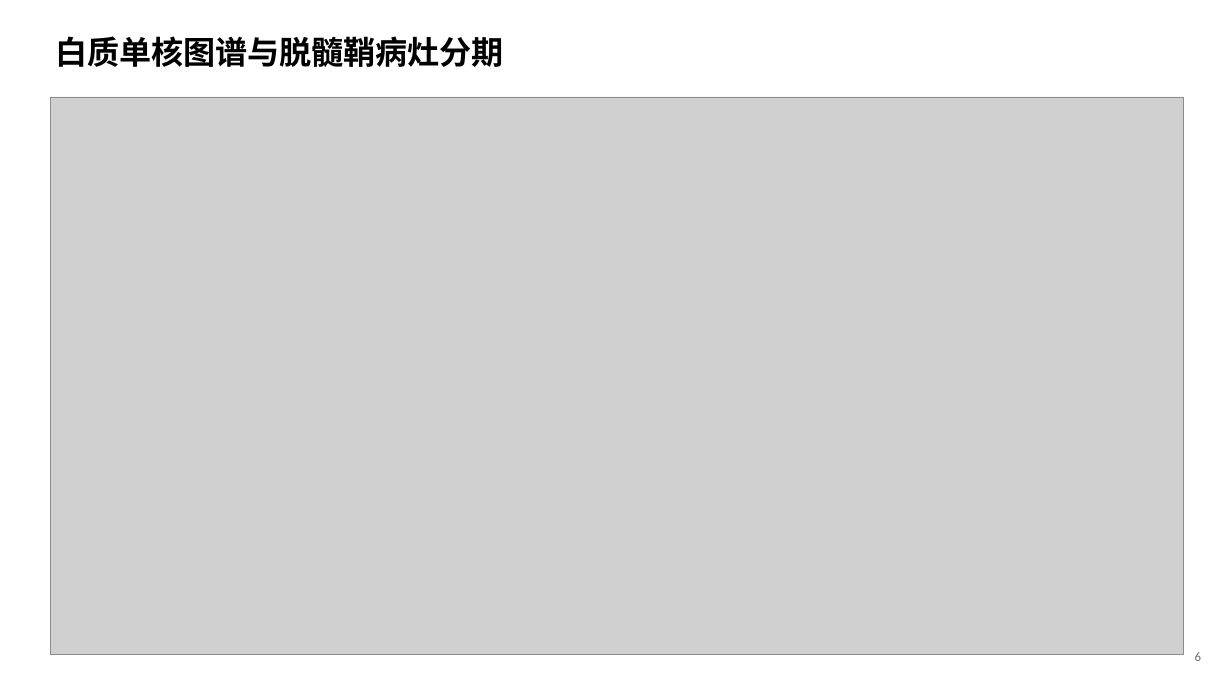
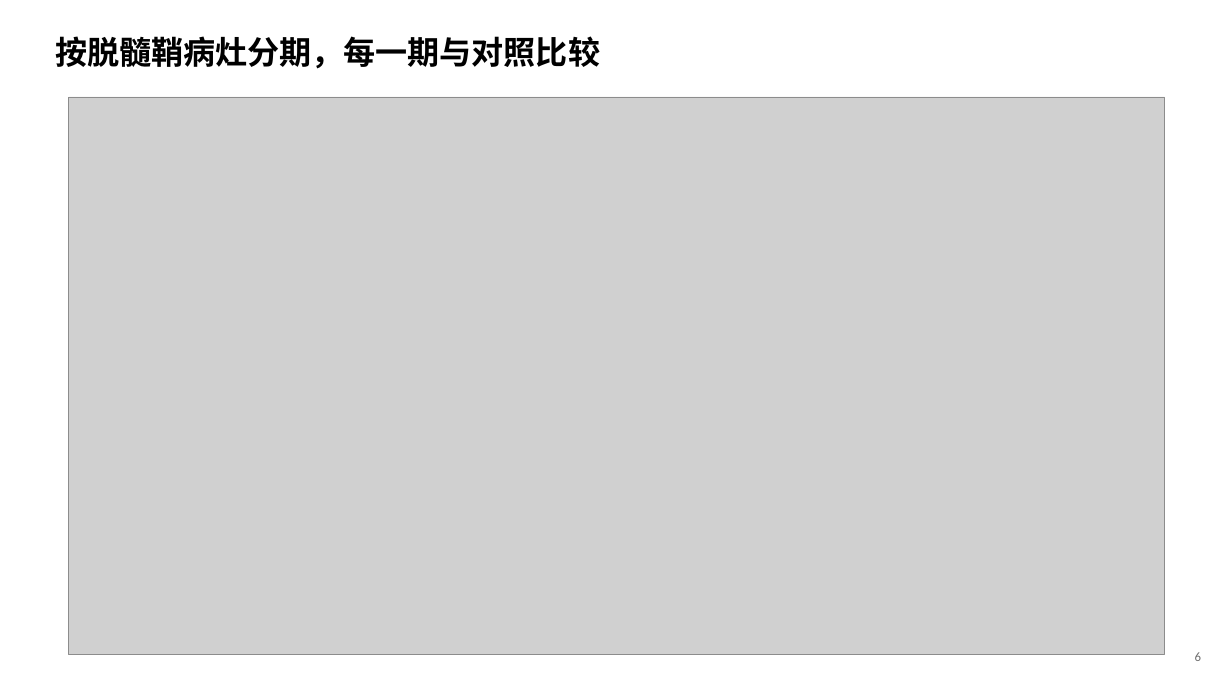
Before and after one commit to 7c96bzczcj-prog/aaa, a slide deck: slide 7 of results/mda5/MDA5_IFIH1_人脑与MS.pptx. Drawn at 1232x693 pixels with LibreOffice and Linux fonts; fonts in the diff are those of the drawing; grey boxes stand for pictures. Boxes give left, top, right and bottom in pixels: in the first picture for what was removed or moved away, otherwise in the second. Text is boxed around its words. In the diff, an @@ line names an element or a change of style, - is before the commit and + after.

```diff
--- a/results/mda5/MDA5_IFIH1_人脑与MS.pptx
+++ b/results/mda5/MDA5_IFIH1_人脑与MS.pptx
@@ text at (55, 36, 600, 69): text changed @@
-白质单核图谱与脱髓鞘病灶分期
+按脱髓鞘病灶分期，每一期与对照比较
@@ picture: place and size @@
-picture at (50, 97, 1183, 654)
+picture at (69, 97, 1165, 654)
```
Also in this commit, not shown: 1 other slide changed, 6 other files.
